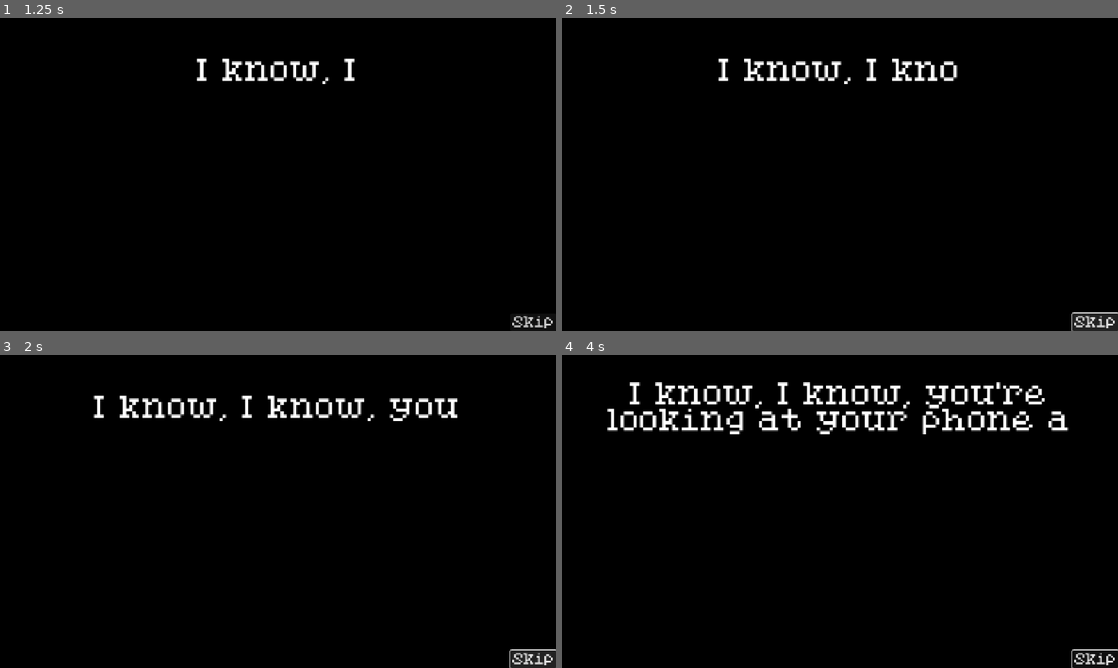
Above: before the commit, frames 1-4 (two rows, left to right).
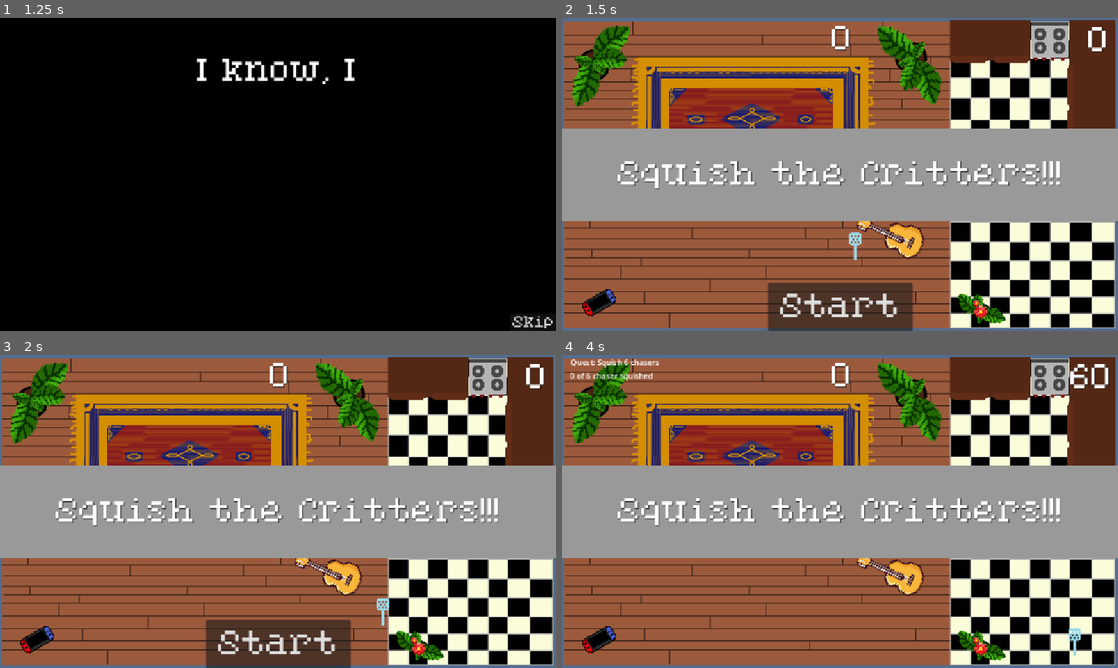
Above: after the commit, the same moments.

Repository: Evenwood/godotgamejame84
Game: Godot game, scene res://gui/title.tscn
Same seed, same stepped clock (60 frames per second), same inputs: the game is played once before the commit and once after it.
Inputs (mouse positions are in pixels of both pictures, inside the frame that each line leads up to):
- Up to frame 1 (1.25 s): click "Start" at 0.5 s
- Up to frame 2 (1.5 s): click "Skip" at 1.25 s
- Up to frame 3 (2 s): no input
- Up to frame 4 (4 s): click (840, 642) at 2 s, where only the run after the commit has a clickable "Start"; click (1095, 658) at 2.75 s, where only the run before the commit has a clickable "Skip"; click (951, 536) at 3.5 s, where only the run after the commit has a clickable "OK"

Frame 1 is identical in both runs. In frame 2, 94% of the frame differs, in the area x 0-100%, y 0-100%; in frame 3, 94%; in frame 4, 94%.

Commit message:
Fixed an error in main

Diff:
--- a/gamejam84/Main.tscn
+++ b/gamejam84/Main.tscn
@@ -12,8 +12,8 @@
 [ext_resource type="PackedScene" uid="uid://coqc6gtkj2fdl" path="res://gui/pause.tscn" id="10_wkp8b"]
 [ext_resource type="PackedScene" uid="uid://ddhv7gv0dw3am" path="res://gui/stats.tscn" id="11_20pc6"]
 [ext_resource type="PackedScene" uid="uid://sy7jjndicuyu" path="res://gui/level.tscn" id="12_5vvyt"]
-[ext_resource type="PackedScene" uid="uid://w0u7j23cql36" path="res://miniquests/miniquest.tscn" id="13_c6i3y"]
 [ext_resource type="Texture2D" uid="uid://drgpuv0clig2j" path="res://art/pixil-frame-0 (1).png" id="13_c6i3y"]
+[ext_resource type="PackedScene" uid="uid://w0u7j23cql36" path="res://miniquests/miniquest.tscn" id="14_c2ibq"]
 
 [sub_resource type="Curve2D" id="Curve2D_glv2v"]
 _data = {
@@ -95,8 +95,7 @@
 [node name="Level" parent="." instance=ExtResource("12_5vvyt")]
 visible = false
 
-[node name="Miniquest" parent="." instance=ExtResource("13_c6i3y")]
-layer = 2
+[node name="Miniquest" parent="." instance=ExtResource("14_c2ibq")]
 visible = false
 
 [connection signal="timeout" from="MobTimer" to="." method="_on_mob_timer_timeout"]
Not shown: 1 places in gamejam84/Main.tscn that only renumber resources
